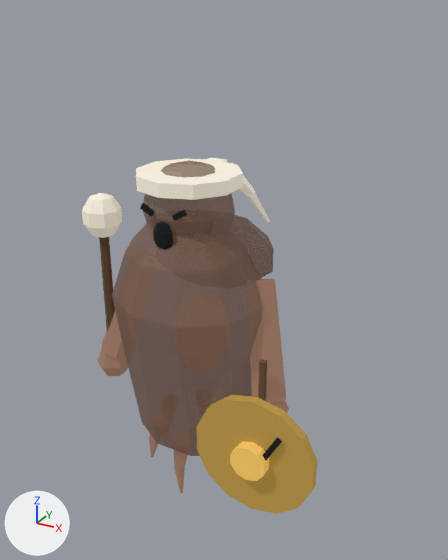
Two versions of the glTF model unity/Assets/Resources/Models/Soul/soul_elite_old.glb, one commit apart.
Both versions are drawn from a 50 mm camera at (1.6, -2.66, 2.66) aimed at (0.15, -0.01, 1.34). Every picture has the same lights, and +X, +Y and +Z are marked at lower left. The first picture is the older version. Vertices at exactly the same position are counted once.

In view in the first picture: 'soul_elite_old_part0', 'soul_elite_old_part2', 'soul_elite_old_part3', 'soul_elite_old_part4', 'soul_elite_old_part5', 'soul_elite_old_part6', 'soul_elite_old_part7'.
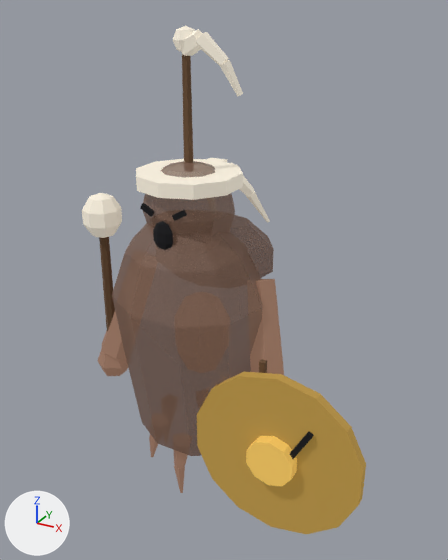
Boxes [x1, y1, x2, y2] around the edits, measured in the pictures (448 x 560 px; the box of a moved part takes in the faces that stretch with it):
'soul_elite_old_part6', moved, rescaled (39% wider, 36% taller): before [197, 395, 318, 514]; after [197, 372, 366, 534]
'soul_elite_old_part3', reshaped (164% taller): before [82, 158, 270, 238]; after [82, 25, 270, 238]
'soul_elite_old_part7', moved, rescaled (30% wider, 24% taller): before [230, 441, 269, 481]; after [246, 436, 297, 486]
'soul_elite_old_part5', reshaped (mostly hidden): before [99, 237, 267, 401]; after [99, 54, 267, 373]
'soul_elite_old_part2', reshaped (22% wider): before [140, 203, 282, 460]; after [140, 203, 314, 459]
part 1 of me_soul_elite_old_2, moved or reshaped: before [262, 437, 282, 460]; after [290, 431, 314, 459]
part 2 of me_soul_elite_old_3, added: after [173, 25, 195, 51]
part 3 of me_soul_elite_old_3, added: after [181, 29, 243, 97]
part 4 of me_soul_elite_old_5, added (brown): after [182, 54, 193, 163]

Edits to the bpy script that builds the scene:
```text
Change me_soul_elite_old_2:
    used by ob_soul_elite_old_part2; location = (0.0, 0.0, 0.0)
    before: 46 (0.495, -0.38, 0.476), 47 (0.639, -0.38, 0.739) at pixel (275, 439), 48 (0.495, -0.36, 0.476), 49 (0.639, -0.36, 0.739) at pixel (277, 437), 50 (0.521, -0.38, 0.461)
    before: 51 (0.665, -0.38, 0.724) at pixel (280, 443), 52 (0.521, -0.36, 0.461), 53 (0.665, -0.36, 0.724) at pixel (282, 441)
    remove me_soul_elite_old_2.from_pydata(...)  # 54 vertices, 92 faces; spans x -0.127..0.665, y -0.38..-0.321, z 0.461..1.809
    add me_soul_elite_old_2.from_pydata(...)  # 54 vertices, 92 faces; spans x -0.127..0.824, y -0.38..-0.321, z 0.486..1.809
    me_soul_elite_old_2 part 1
    add for i in [46, 48, 50, 52]: me_soul_elite_old_2.vertices[i].co += Vector((0.121, 0.0, 0.025))
    add for i in [47, 49, 51, 53]: me_soul_elite_old_2.vertices[i].co += Vector((0.159, 0.0, 0.095))
Change me_soul_elite_old_3:
    used by ob_soul_elite_old_part3; location = (0.0, 0.0, 0.0)
    remove me_soul_elite_old_3.from_pydata(...)  # 102 vertices, 176 faces; spans x -0.615..0.257, y -0.37..0.468, z 1.494..1.93
    add me_soul_elite_old_3.from_pydata(...)  # 152 vertices, 260 faces; spans x -0.615..0.273, y -0.37..0.468, z 1.494..2.59
    me_soul_elite_old_3 part 2: a new loose piece, a UV sphere (6 segments, 4 rings, poles along z) spanning x -0.052..0.052, y -0.16..-0.04, z 2.47..2.59, in mat_m__d8d0c0_glow (pale yellow #d9d1c1, glowing grey #908a7f)
    me_soul_elite_old_3 part 3: 30 vertices added at x -0.018..0.273, y -0.156..-0.046, z 2.293..2.575
Change me_soul_elite_old_5:
    used by ob_soul_elite_old_part5; location = (0.0, 0.0, 0.0)
    remove me_soul_elite_old_5.from_pydata(...)  # 20 vertices, 32 faces; spans x -0.536..0.515, y -0.265..-0.14, z 0.66..1.61
    add me_soul_elite_old_5.from_pydata(...)  # 30 vertices, 48 faces; spans x -0.536..0.515, y -0.265..-0.075, z 0.66..2.52
    me_soul_elite_old_5 part 4: a new loose piece, a 5-sided cut cone along z (radius 0.025 at the low end, 0.02 at the high end) spanning x -0.024..0.024, y -0.12..-0.075, z 1.9..2.52, in mat_m__6b4f36 (brown #6b4e33)
Change me_soul_elite_old_6:
    used by ob_soul_elite_old_part6; location = (0.0, 0.0, 0.0)
    remove me_soul_elite_old_6.from_pydata(...)  # 28 vertices, 52 faces; spans x 0.169..0.831, y -0.35..-0.3, z 0.21..0.89
    add me_soul_elite_old_6.from_pydata(...)  # 28 vertices, 52 faces; spans x 0.172..1.068, y -0.35..-0.3, z 0.14..1.06
    me_soul_elite_old_6 part 5: the whole mesh is scaled about its middle by (1.35, 1, 1.35), then moved by (0.12, 0.0, 0.05)
Change me_soul_elite_old_7:
    used by ob_soul_elite_old_part7; location = (0.0, 0.0, 0.0)
    remove me_soul_elite_old_7.from_pydata(...)  # 20 vertices, 36 faces; spans x 0.405..0.595, y -0.41..-0.33, z 0.45..0.65
    add me_soul_elite_old_7.from_pydata(...)  # 20 vertices, 36 faces; spans x 0.496..0.744, y -0.41..-0.33, z 0.47..0.73
    me_soul_elite_old_7 part 6: the whole mesh is scaled about its middle by (1.3, 1, 1.3), then moved by (0.12, 0.0, 0.05)
```
